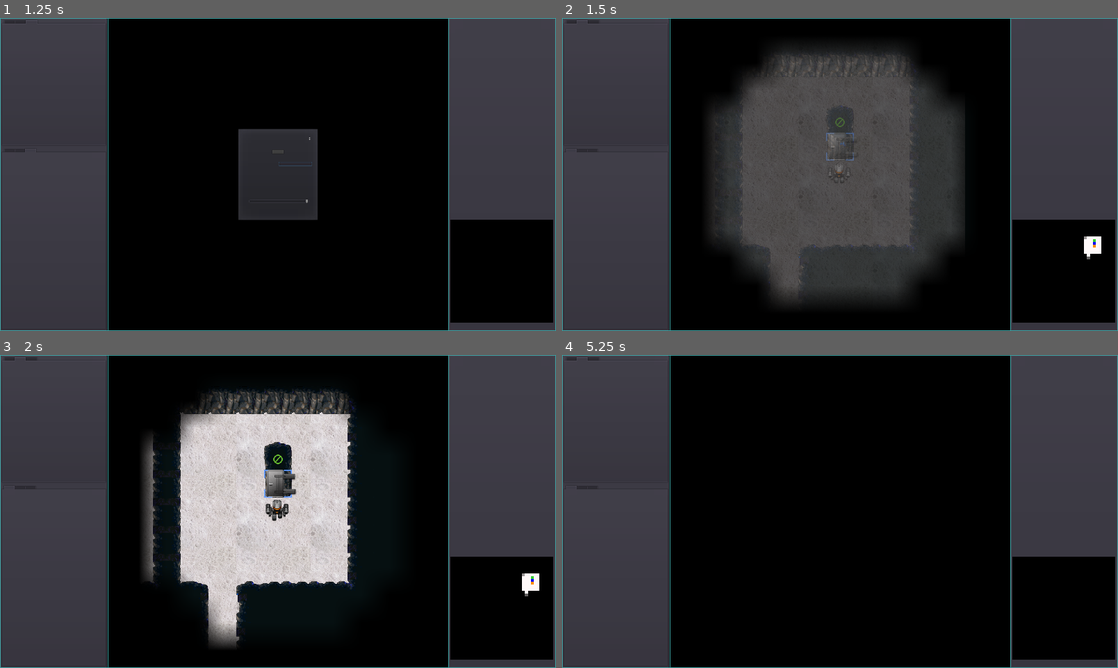
Above: before the commit, frames 1-4 (two rows, left to right).
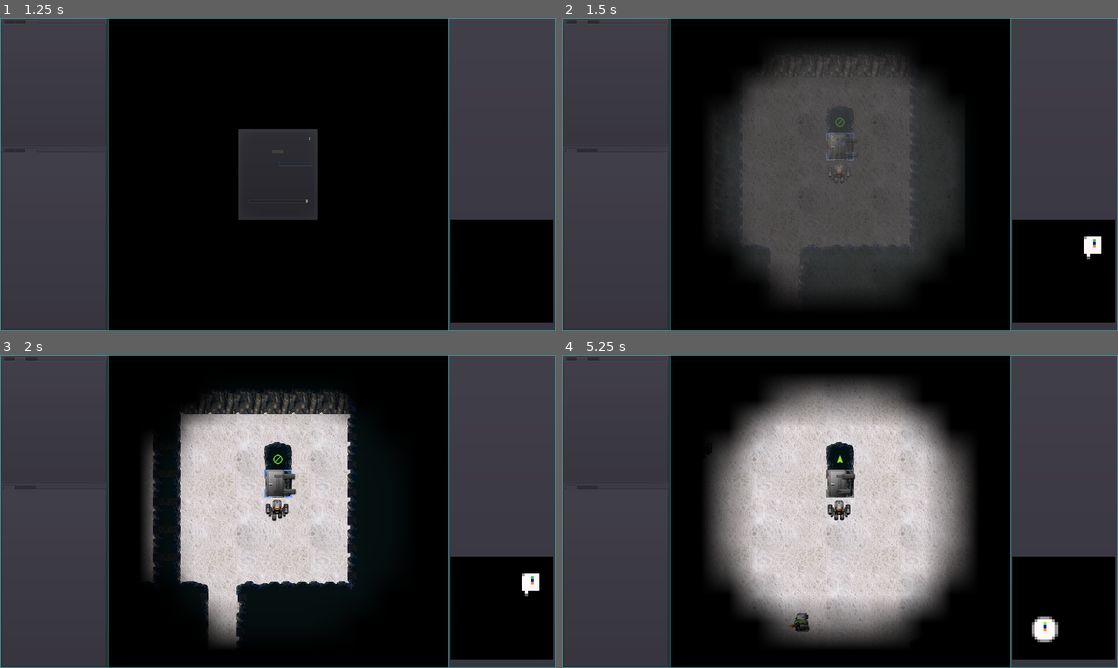
Above: after the commit, the same moments.

Repository: sarrowsmith/quasidroid
Game: Godot game, scene res://Main.tscn
The game is run twice, just before and just after one commit, with the same random seed, the same clock (stepped at 60 frames per second) and the same inputs. Sound files missing from this copy of the repository are replaced by a short silence.
Inputs (mouse positions are in pixels of both pictures, inside the frame that each line leads up to):
- Up to frame 1 (1.25 s): click (294, 165) at 0.52 s; type "12" at 0.6 s
- Up to frame 2 (1.5 s): click "New from Seed" at 1.25 s
- Up to frame 3 (2 s): no input
- Up to frame 4 (5.25 s): tap Enter at 2 s; move the mouse to (962, 495) at 2.02 s; tap R at 2.1 s; click (962, 495) at 2.17 s; tap Space at 2.27, 3.02, 4.52 s; tap Delete (map_reset) at 2.75 s; move the mouse to (728, 527) at 2.77 s; hold S 2.78-3.53 s; tap Q at 2.85 s; move the mouse to (895, 442) at 3.52 s; tap F at 3.6 s; move the mouse to (812, 574) at 4.27 s; tap U at 4.35 s; click (812, 574) at 4.42 s; move the mouse to (1006, 558) at 5.02 s; hold S from 5.03 s (still down); tap O at 5.1 s

Frame 1 is identical in both runs. In frame 2, less than 0.1% of the frame differs, in the area x 39-62%, y 12-87%; in frame 3, 1.1%; in frame 4, 34%, in the area x 25-90%, y 7-93%.

Commit message:
Fix unexpected side-effect. This code really is way too complicated.

Diff:
--- a/robots/Robot.gd
+++ b/robots/Robot.gd
@@ -141,12 +141,17 @@
 	var path = "Robot/Dead" if dead else base
 	if stats.equipment.extras:
 		path += "-X"
-	if is_player and moves > 0:
-		mode = "Move"
-	elif idle:
+	if dead:
+		sprite = get_node(path)
+	elif is_player and moves > 0:
+		sprite = get_sprite("Robot/%s/Move" % [path])
+	else:
+		if idle:
+			mode = "Idle"
+		sprite = get_sprite("Robot/%s/%s" % [path, mode])
+	sprite.set_visible(true)
+	if idle:
 		mode = "Idle"
-	sprite = get_node(path) if dead else get_sprite("Robot/%s/%s" % [path, mode])
-	sprite.set_visible(true)
 	if dead or combat < WEAPON:
 		if weapon:
 			weapon.set_visible(false)
